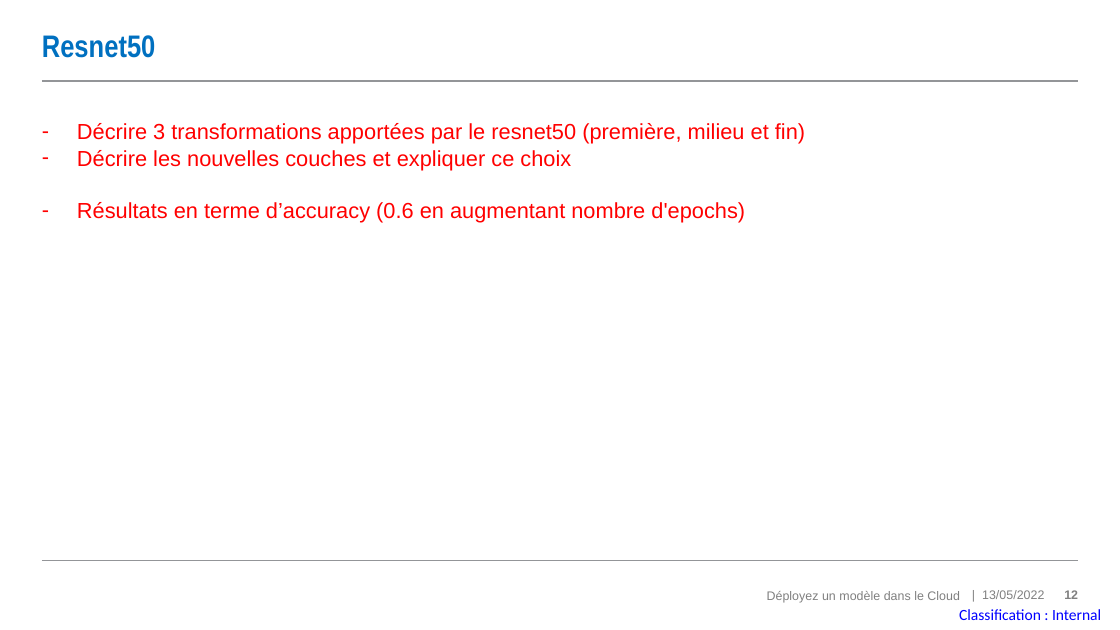
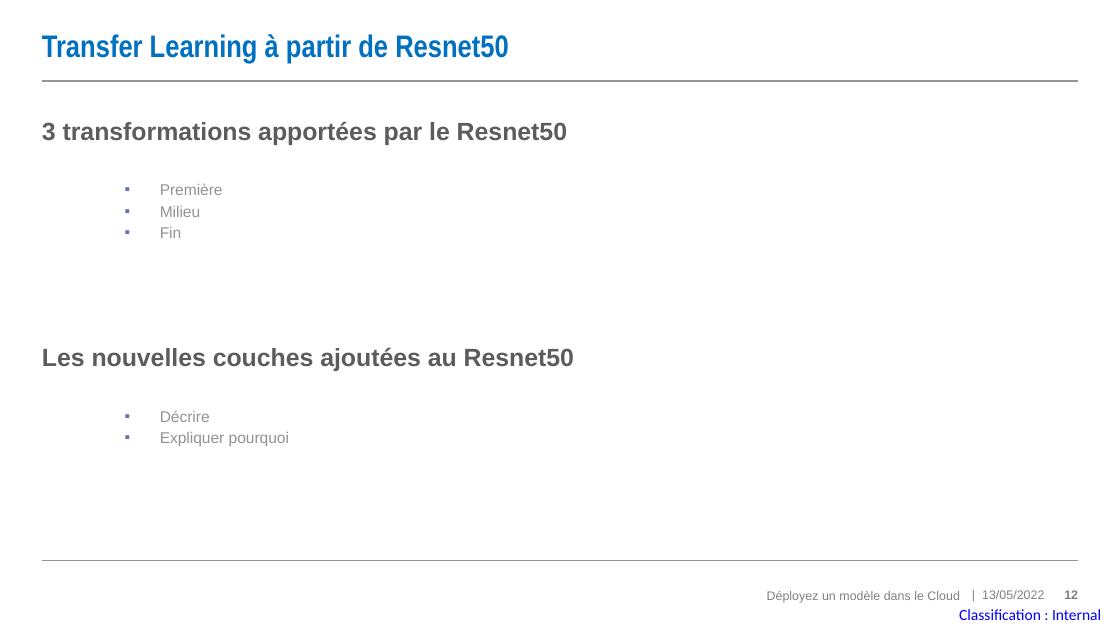
Before and after one commit to MadesLaurence/OpenClassrooms-Fruits-Project-8-, a slide deck: slide 12 of P8_10_support.pptx. Drawn at 1120x630 pixels with LibreOffice and Linux fonts; fonts in the diff are those of the drawing. Boxes give left, top, right and bottom in pixels: in the first picture for what was removed or moved away, otherwise in the second. Text is boxed around its words. In the diff, an @@ line names an element or a change of style, - is before the commit and + after.

```diff
--- a/P8_10_support.pptx
+++ b/P8_10_support.pptx
@@ title at (42, 34, 509, 63): text changed @@
-Resnet50
+Transfer Learning à partir de Resnet50
@@ text at (42, 122, 574, 446): text changed; size 14 to 16 pt; text colour #FF0000 to #5C5C5C; bold on @@
-– Décrire 3 transformations apportées par le resnet50 (première, milieu et fin)
-– Décrire les nouvelles couches et expliquer ce choix
-– Résultats en terme d’accuracy (0.6 en augmentant nombre d'epochs)
+  3 transformations apportées par le Resnet50
+    ▪ Première
+    ▪ Milieu
+    ▪ Fin
+  Les nouvelles couches ajoutées au Resnet50
+    ▪ Décrire
+    ▪ Expliquer pourquoi
```
Also in this commit, not shown: 8 other slides changed, 2 slides added, 1 slide removed, 1 other file.
